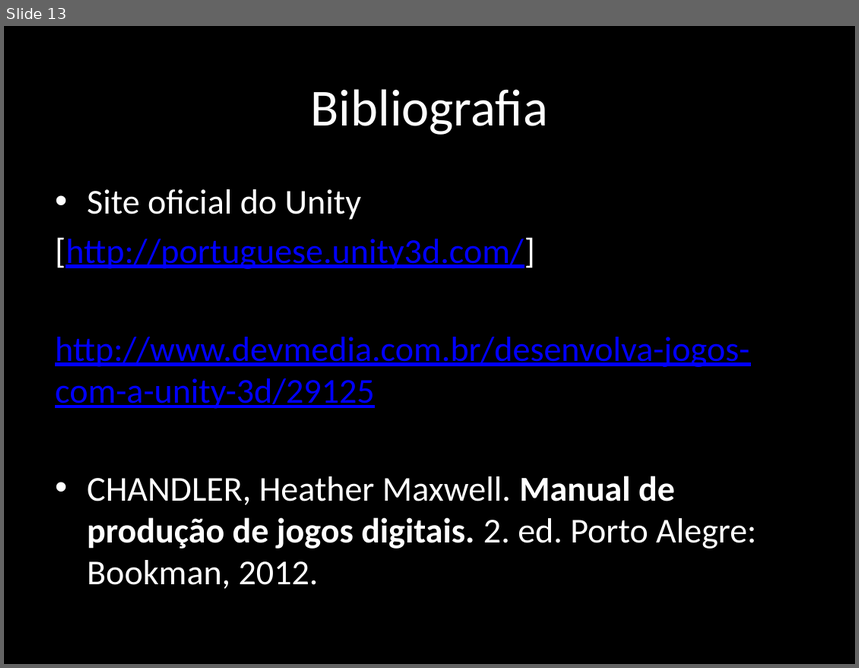
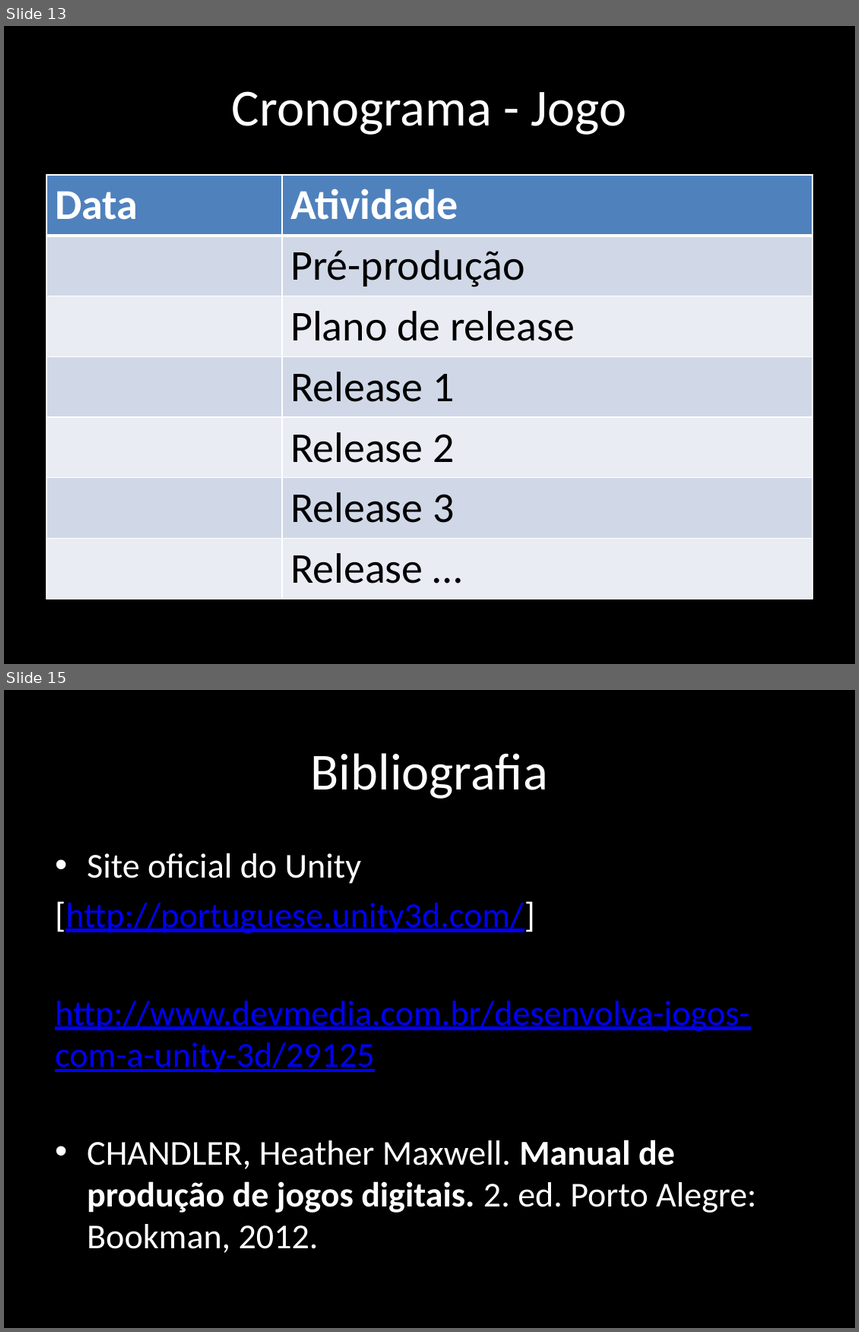
Before and after one commit to rafaelmoura0402/rafaelTCC, a slide deck: pre-projeto/apresentacao.pptx. Shown one above the other, each under a label of ours: slide 13 before the commit, slides 13 and 15 after it; the slides between them are not shown. The pictures are 859x668 and 859x1332 pixels, drawn with LibreOffice and Linux fonts; fonts in the diff are those of the drawing. Boxes give left, top, right and bottom in pixels: in the first picture for what was removed or moved away, otherwise in the second. Text is boxed around its words. In the diff, an @@ line names an element or a change of style, - is before the commit and + after.

```diff
--- a/pre-projeto/apresentacao.pptx
+++ b/pre-projeto/apresentacao.pptx
@@ slide 13 added at (4, 26, 855, 664), background #000000 @@
@@ title added at (232, 91, 627, 135), 44 pt, text #FFFFFF @@
+Cronograma - Jogo
@@ table added at (47, 175, 813, 592), 7 rows, 2 columns @@
+Data | Atividade
+ | Pré-produção
+ | Plano de release
+ | Release 1
+ | Release 2
+ | Release 3
+ | Release …
@@ what was slide 13 is now slide 15 @@
```
Also in this commit, not shown: 7 slides changed, 5 other slides added, 5 slides removed.
